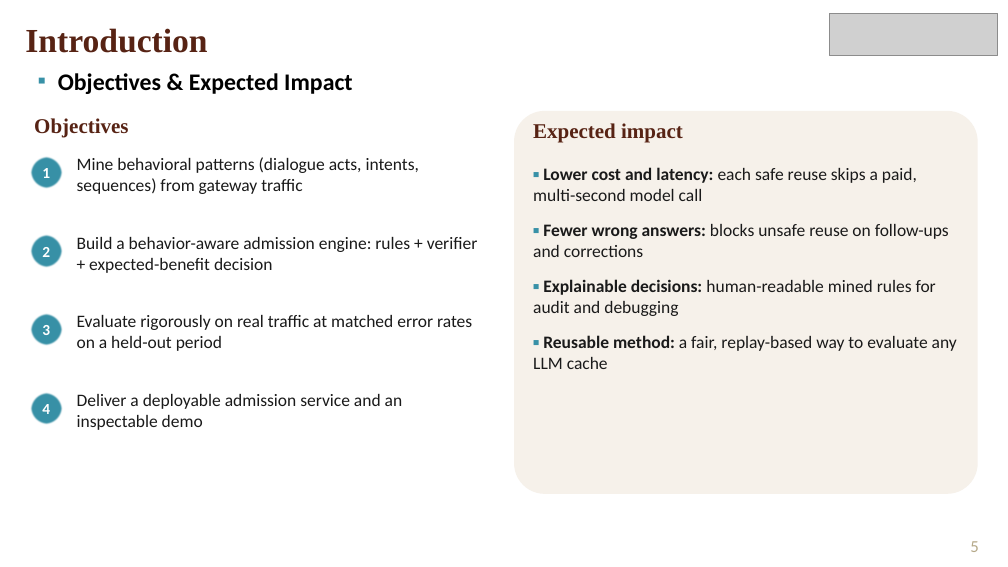
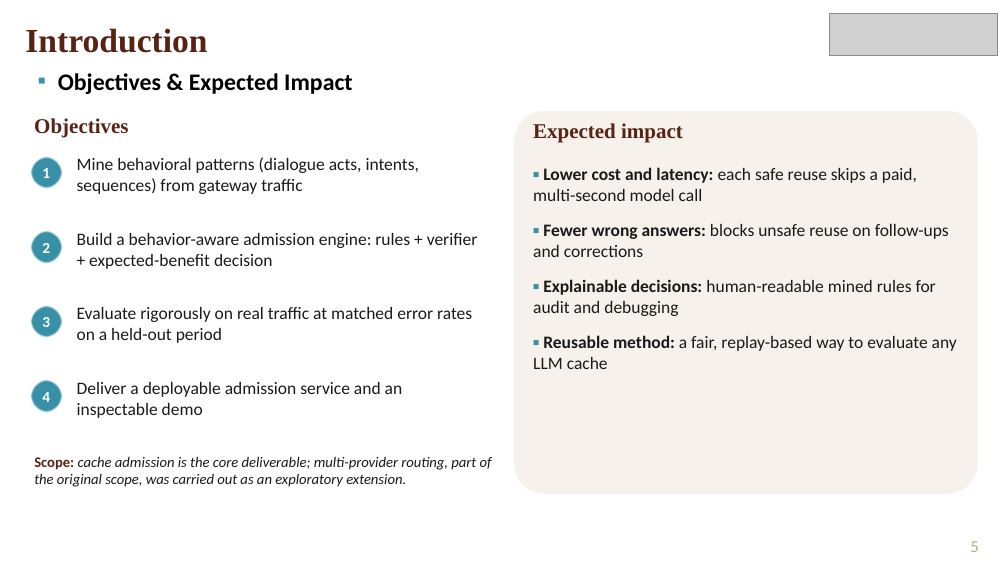
Before and after one commit to arnnnavvvvv/llm-cache-pattern-mining, a slide deck: slide 5 of report/Final_Review_Presentation.pptx. Drawn at 1008x567 pixels with LibreOffice and Linux fonts; fonts in the diff are those of the drawing; grey boxes stand for pictures; background and template pictures are left out. Boxes give left, top, right and bottom in pixels: in the first picture for what was removed or moved away, otherwise in the second. Text is boxed around its words. In the diff, an @@ line names an element or a change of style, - is before the commit and + after.

Commit message:
final report reframed around admission, diary timeline, title and ids on deck

```diff
--- a/report/Final_Review_Presentation.pptx
+++ b/report/Final_Review_Presentation.pptx
@@ ellipse "2": place and size @@
-ellipse "2" at [30, 235, 62, 267]
+ellipse "2" at [30, 231, 62, 263]
@@ text "Build a behavior-aware admission engine: ...": place and size @@
-text "Build a behavior-aware admission engine: ..." at [77, 237, 478, 273]
+text "Build a behavior-aware admission engine: ..." at [77, 233, 478, 269]
@@ 2 ellipses, 2 texts: place and size @@
-2 ellipses, 2 texts at [30, 313, 472, 430]
+2 ellipses, 2 texts at [30, 305, 472, 418]
@@ text added at [34, 456, 492, 487], 10.5 pt, text #1A1A1A, italic @@
+Scope: cache admission is the core deliverable; multi-provider routing, part of the original scope, was carried out as an exploratory extension.
```
Also in this commit, not shown: 1 other slide changed, 9 other files.
